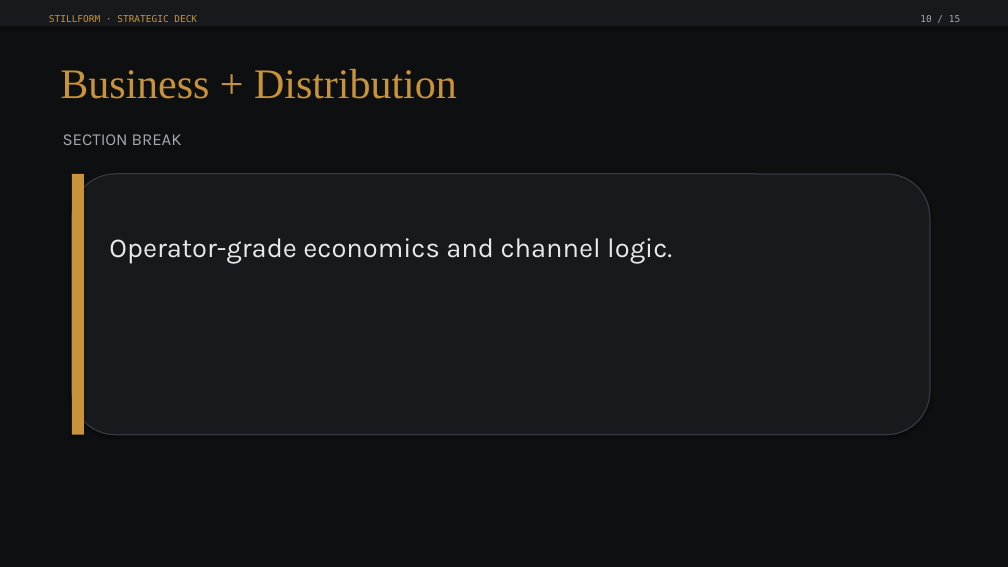
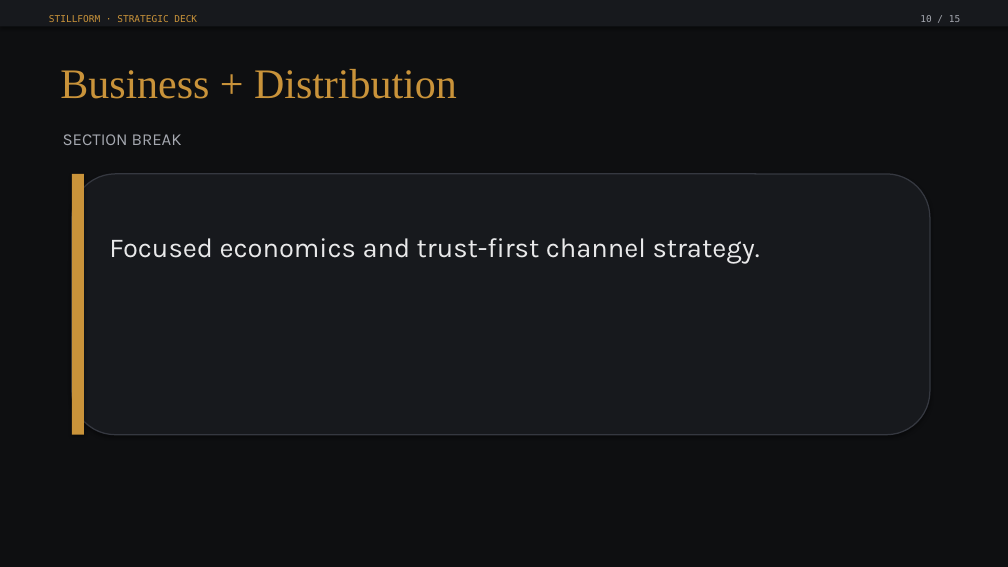
Before and after one commit to EmberEnterprises/Stillform, a slide deck: slide 10 of public/Stillform_Strategic_Overview.pptx. Drawn at 1008x567 pixels with LibreOffice and Linux fonts; fonts in the diff are those of the drawing. Boxes give left, top, right and bottom in pixels: in the first picture for what was removed or moved away, otherwise in the second. Text is boxed around its words. In the diff, an @@ line names an element or a change of style, - is before the commit and + after.

```diff
--- a/public/Stillform_Strategic_Overview.pptx
+++ b/public/Stillform_Strategic_Overview.pptx
@@ text at (x1=109, y1=238, x2=760, y2=264): text changed @@
-Operator-grade economics and channel logic.
+Focused economics and trust-first channel strategy.
```
Also in this commit, not shown: 6 other slides changed, 1 other file.
